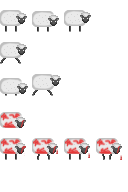
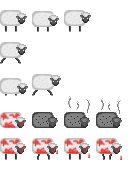
Layer changes from the first 128x192 image to the second:
added group "burnt 3" with 5 layers above "burnt2" over [96, 98, 122, 128]
added layer "Layer 14" in group "burnt 3" over [101, 98, 121, 114]
added layer "Layer 2" (5th of 11, in "burnt 3") in group "burnt 3" over [97, 113, 122, 128]
added layer "Rounded Rectangle 1" (5th of 14, in "burnt 3") in group "burnt 3" over [96, 112, 118, 128]
added group "burnt2" with 5 layers above "burnt" over [64, 96, 90, 128]
added layer "Layer 14 copy" in group "burnt2" over [68, 96, 90, 113]
added layer "Layer 2" (6th of 11, in "burnt2") in group "burnt2" over [65, 113, 90, 128]
added layer "Rounded Rectangle 1" (6th of 14, in "burnt2") in group "burnt2" over [64, 112, 86, 128]
added group "burnt" with 4 layers above "dead" over [32, 112, 58, 128]
added layer "Layer 2" (7th of 11, in "burnt") in group "burnt" over [33, 113, 58, 128]
added layer "Rounded Rectangle 1" (7th of 14, in "burnt") in group "burnt" over [32, 112, 54, 128]
